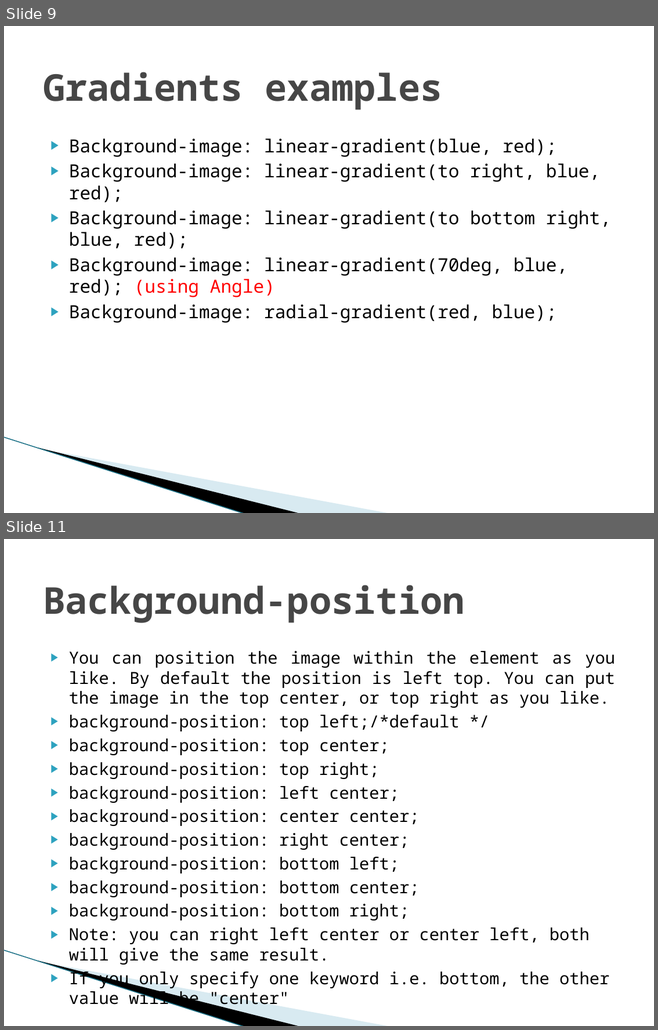
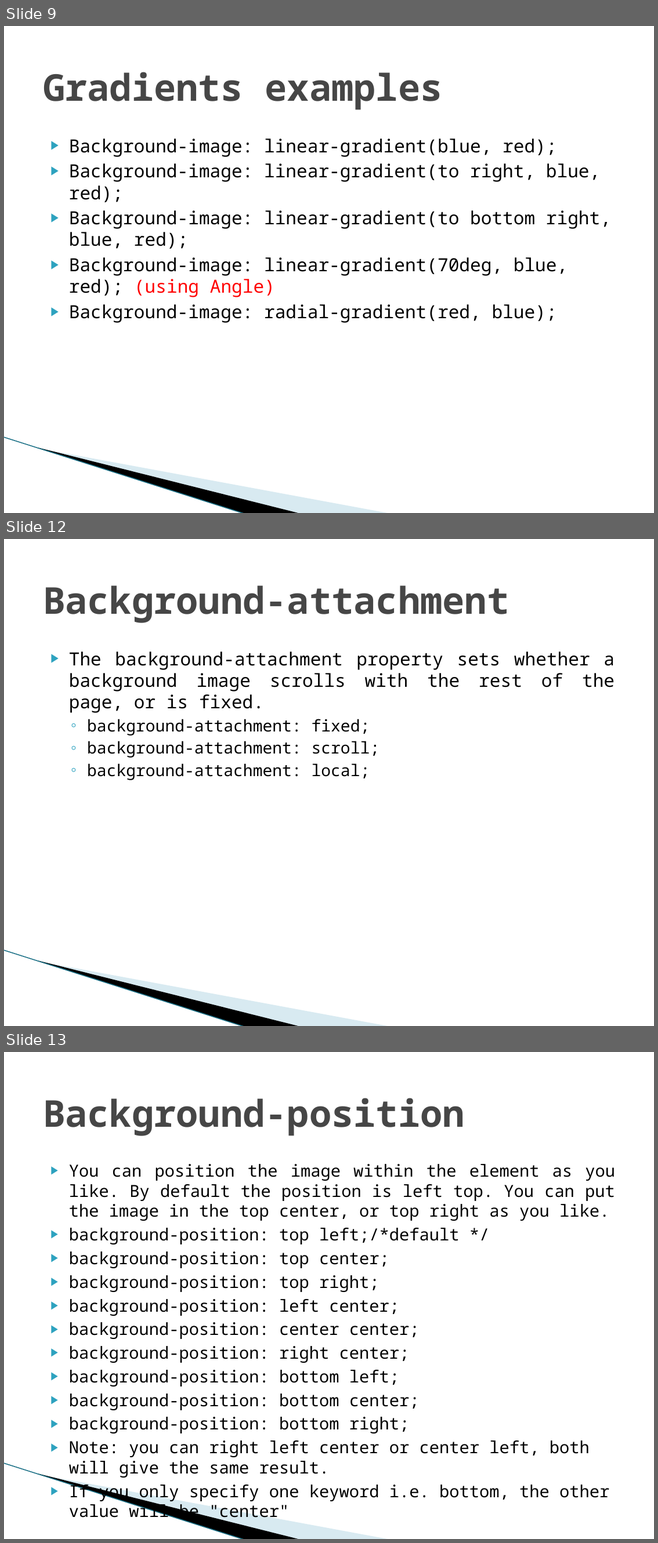
Before and after one commit to biswajitpoddar/youtubeDocuments, a slide deck: CSS PowerPoints/4. CSS Backgrounds.pptx. Shown one above the other, each under a label of ours: slides 9 and 11 before the commit, slides 9, 12 and 13 after it; the slides between them are not shown. The pictures are 658x1030 and 658x1543 pixels, drawn with LibreOffice and Linux fonts; fonts in the diff are those of the drawing; background and template pictures are left out. Boxes give left, top, right and bottom in pixels: in the first picture for what was removed or moved away, otherwise in the second. Text is boxed around its words. In the diff, an @@ line names an element or a change of style, - is before the commit and + after.

```diff
--- a/CSS PowerPoints/4. CSS Backgrounds.pptx
+++ b/CSS PowerPoints/4. CSS Backgrounds.pptx
@@ slide 12 added at (x1=4, y1=539, x2=654, y2=1026), background #FFFFFF; not listed: 3 template elements that a slide beside it also shows @@
@@ title added at (x1=43, y1=585, x2=509, y2=623), 41 pt, text #464646, bold @@
+Background-attachment
@@ text added at (x1=69, y1=652, x2=614, y2=780), 20 pt, text #000000 @@
+▶ The background-attachment property sets whether a background image scrolls with the rest of the page, or is fixed.
+  ◦ background-attachment: fixed;
+  ◦ background-attachment: scroll;
+  ◦ background-attachment: local;
@@ what was slide 11 is now slide 13 @@
```
Also in this commit, not shown: 2 slides changed, 2 other slides added, 2 other files.
